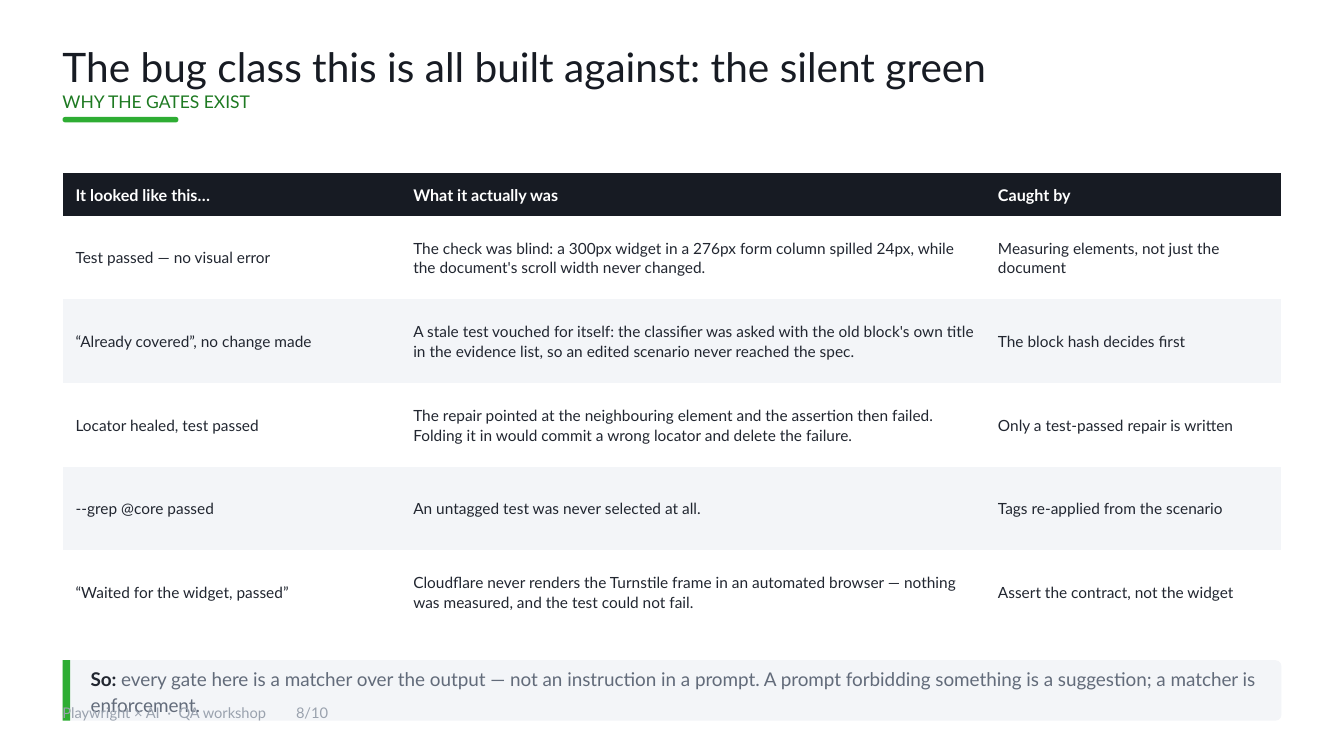
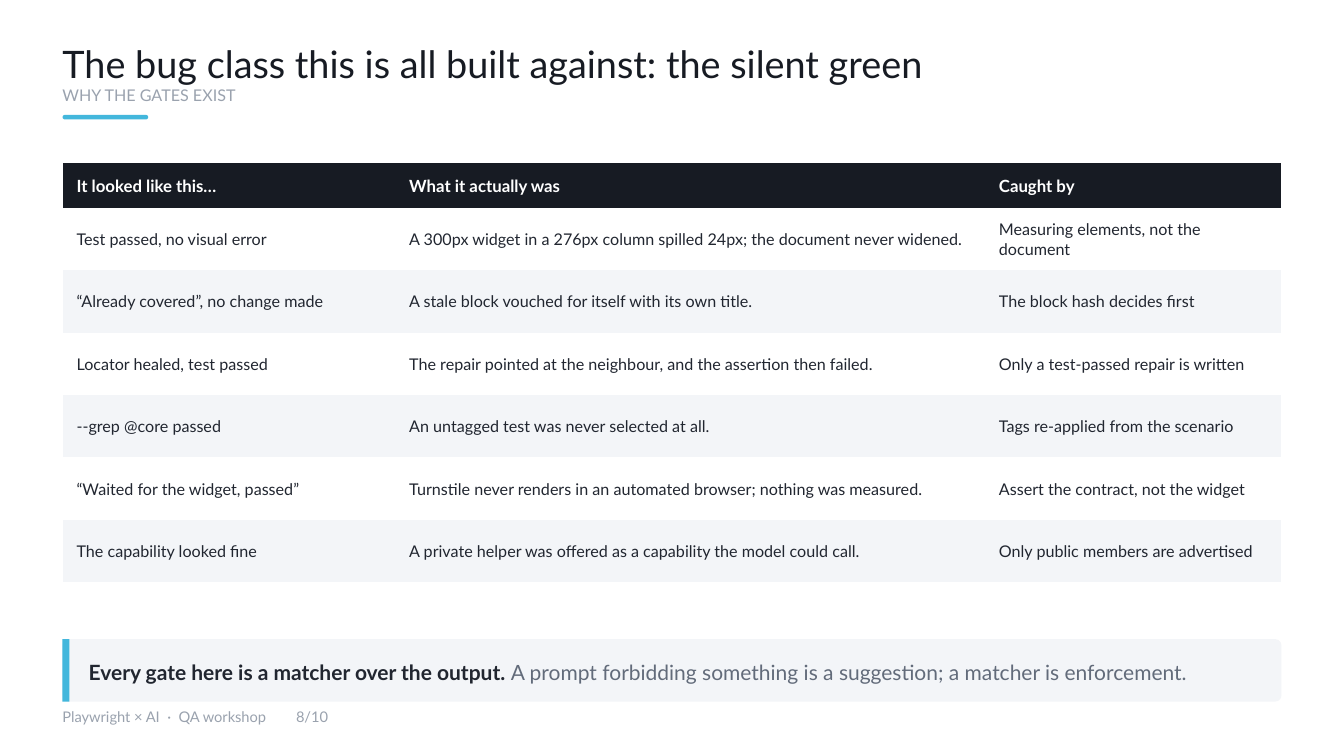
Before and after one commit to yogap02/pwxai, a slide deck: slide 8 of deck/Playwright-AI-QA-Workshop.pptx. Drawn at 1344x756 pixels with LibreOffice and Linux fonts; fonts in the diff are those of the drawing. Boxes give left, top, right and bottom in pixels: in the first picture for what was removed or moved away, otherwise in the second. Text is boxed around its words. In the diff, an @@ line names an element or a change of style, - is before the commit and + after.

```diff
--- a/deck/Playwright-AI-QA-Workshop.pptx
+++ b/deck/Playwright-AI-QA-Workshop.pptx
@@ text "The bug class this is ..." at [62,50,923,101]: size 29 to 27 pt in "The bug class this is all built ..."; size 12.5 to 11.5 pt, text colour #1E7A22 to #9AA2AE in "WHY THE GATES EXIST" @@
@@ rounded rectangle at [63,115,148,119]: fill #2EAD33 to #43B7DC @@
@@ rounded rectangle: place and size @@
-rounded rectangle at [63,117,178,123]
+rounded rectangle at [63,115,148,119]
@@ table at [63,163,1281,583] @@
-row 2: Test passed — no visual error | The check was blind: a 300px widget in a 276px form column spilled 24px, while the document's scroll width never changed. | Measuring elements, not just the document
+row 2: Test passed, no visual error | A 300px widget in a 276px column spilled 24px; the document never widened. | Measuring elements, not the document
-row 3, column 2: A stale test vouched for itself: the classifier was asked with the old block's own title in the evidence list, so an edited scenario never reached the spec.
+row 3, column 2: A stale block vouched for itself with its own title.
-row 4, column 2: The repair pointed at the neighbouring element and the assertion then failed. Folding it in would commit a wrong locator and delete the failure.
+row 4, column 2: The repair pointed at the neighbour, and the assertion then failed.
-row 6: “Waited for the widget, passed” | Cloudflare never renders the Turnstile frame in an automated browser — nothing was measured, and the test could not fail. | Assert the contract, not the widget
+row 6: “Waited for the widget, passed” | Turnstile never renders in an automated browser; nothing was measured. | Assert the contract, not the widget
+row 7: The capability looked fine | A private helper was offered as a capability the model could call. | Only public members are advertised
@@ table: place and size @@
-table at [63,173,1281,634]
+table at [63,163,1281,583]
@@ rounded rectangle: place and size @@
-rounded rectangle at [63,660,1281,721]
+rounded rectangle at [63,639,1281,702]
@@ rectangle: place and size @@
-rectangle at [63,660,70,721]
+rectangle at [63,639,70,702]
@@ rectangle at [63,639,70,702]: fill #2EAD33 to #43B7DC @@
@@ text at [89,664,1187,684]: text changed; size 13.5 to 15 pt @@
-So: every gate here is a matcher over the output — not an instruction in a prompt. A prompt forbidding something is a suggestion; a matcher is enforcement.
+Every gate here is a matcher over the output. A prompt forbidding something is a suggestion; a matcher is enforcement.
@@ text "Playwright × AI · QA ...": place and size @@
-text "Playwright × AI · QA ..." at [62,705,328,721]
+text "Playwright × AI · QA ..." at [62,711,328,725]
```
Also in this commit, not shown: 9 other slides changed, 21 other files.
